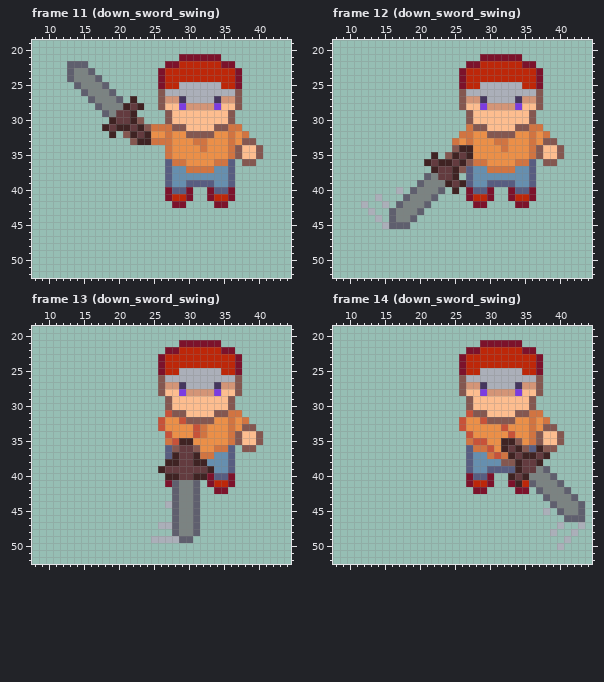
Pixel-art file, stored at characters/player/player.aseprite. This is how it looked before the edit.
64x64 pixels, 23 frames. Shown: frame 11 (down_sword_swing): x 8..44, y 19..52; frame 12 (down_sword_swing): x 8..44, y 19..52; frame 13 (down_sword_swing): x 8..44, y 19..52; frame 14 (down_sword_swing): x 8..44, y 19..52. The commit also changed other frames, which this record leaves out.
The result:
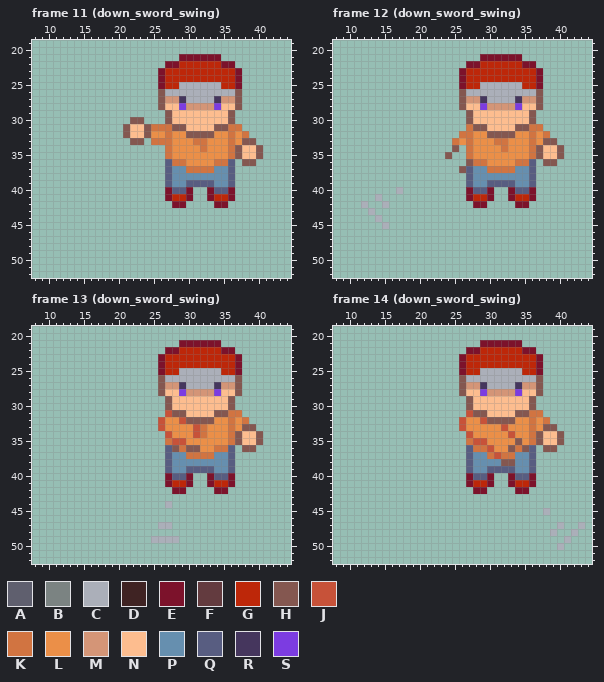
Palette (. is transparent): A #5f5f6e  B #7b8382  C #abafb9  D #3f2323  E #7c122b  F #633b3f  G #bd2709  H #845750  J #c75239  K #d17441  L #eb8f48  M #d49577  N #fdbd8f  P #668faf  Q #585d81  R #45365d  S #7c3ce1
Log entry: adding more animation for up, starting down
Edits made:
layer "Weapons/Sword" now hidden
Changed rows in their new state; - is an unchanged pixel.
Frame 11 (down_sword_swing):
first column x 13:
22 ...---------
23 ....--------
24 .....-------
25 -.....------
26 --.....-----
27 ---.....-.--
28 ----.......-
29 -----.....--
30 ------...H--
31 -----...HNN-
32 ------.--NNH
33 ----------H.
Frame 12 (down_sword_swing):
first column x 16:
34 ----------.K
35 ------.--..K
36 -----......-
37 ------....--
38 -----.....--
39 ----.......-
40 ---.....-.--
41 --.....-----
42 -.....------
43 .....-------
44 ....--------
45 ...---------
Frame 13 (down_sword_swing):
first column x 26:
35 ---JL---
36 ---KH---
37 --PPKK--
38 -QPPPPP-
39 .QPPQQQQ
40 -EQQE..-
41 --GGE.--
42 --EE..--
43 --....--
44 --....--
45 --....--
46 --....--
47 --....--
48 --....--
49 ---..---
Frame 14 (down_sword_swing):
first column x 32:
35 LL----------
36 LHK--.------
37 -KPPQ..-----
38 --PPQ.------
39 --PPQ..-----
40 -EQQE...----
41 --G-E....---
42 -----.....--
43 ------.....-
44 -------.....
45 --------....
46 ---------...
